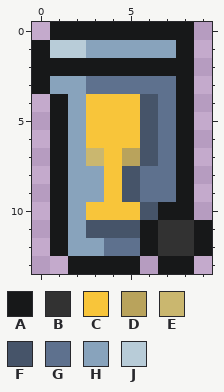
One commit to this pixel-art sprite: assets/raster/trash-bin-white-10x14.png. Above is the file before it was changed.
The file is 10x14 pixels.
Palette (. is transparent): A #171819  B #323232  C #f8c53a  D #b9a35c  E #cab76f  F #465469  G #5e718e  H #88a3bc  J #b8ccd8
The same view after the edit:
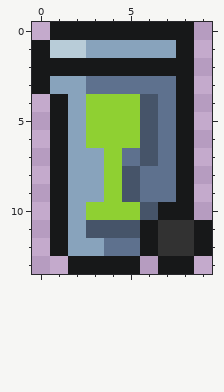
The edit:
{"colour":"C","old":"#f8c53a","new":"#8fd032"}
{"y":7,"x":3,"old":"E","new":"H"}
{"y":7,"x":5,"old":"D","new":"G"}
